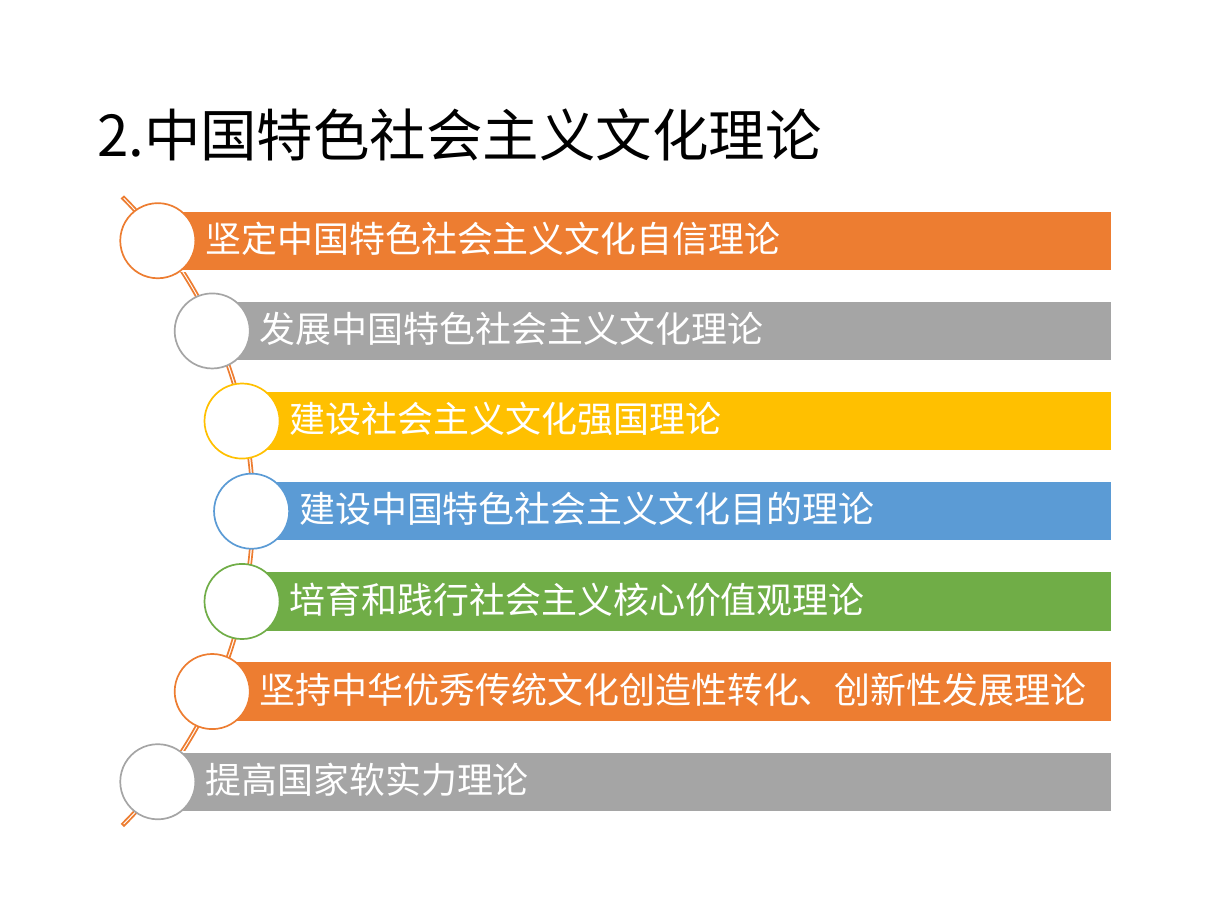
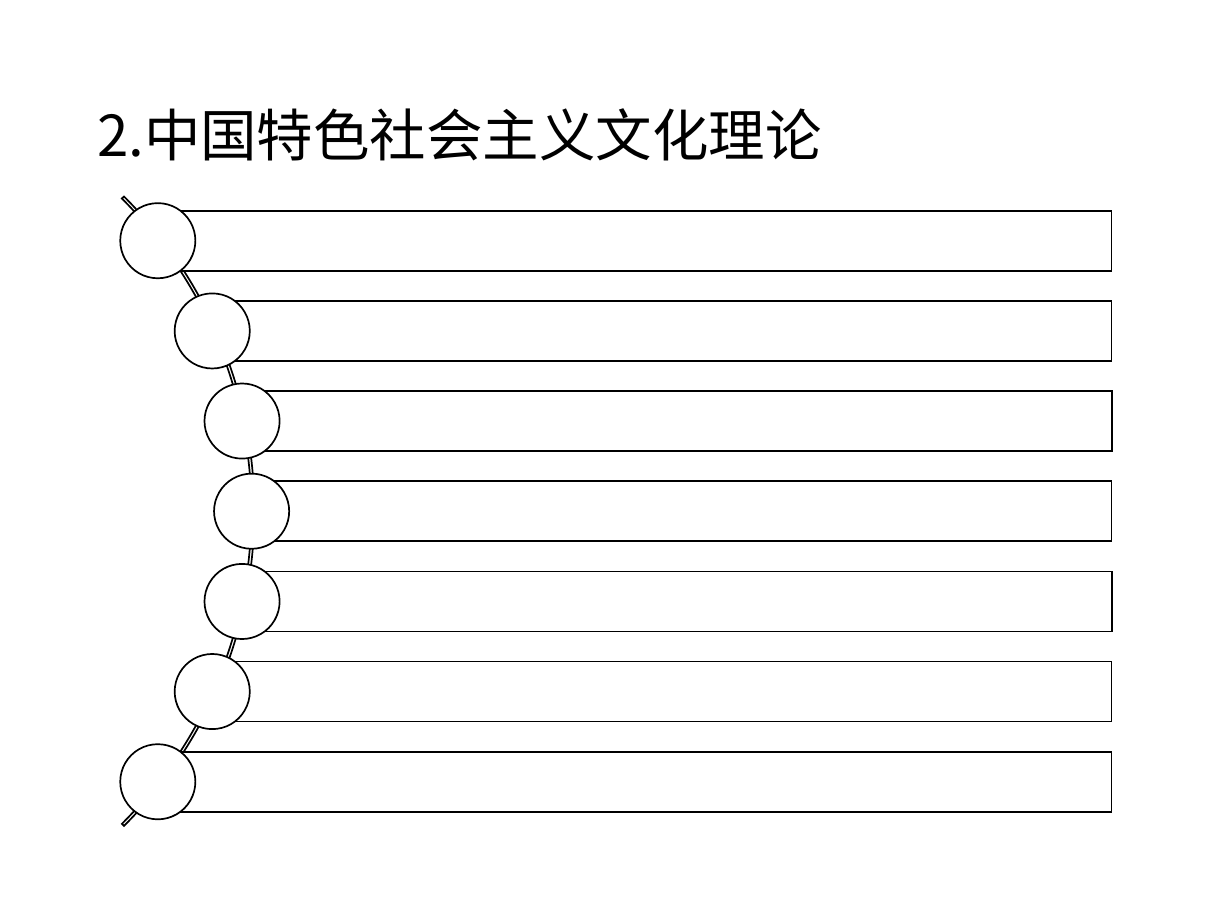
Before and after one commit to DO-MINATOR/buaa, a slide deck: slide 17 of 中特/复习ppt/黄瑶-文化.pptx. Drawn at 1232x924 pixels with LibreOffice and Linux fonts; fonts in the diff are those of the drawing. Boxes give left, top, right and bottom in pixels: in the first picture for what was removed or moved away, otherwise in the second. Text is boxed around its words. In the diff, an @@ line names an element or a change of style, - is before the commit and + after.

```diff
--- a/中特/复习ppt/黄瑶-文化.pptx
+++ b/中特/复习ppt/黄瑶-文化.pptx
@@ rectangle at (x1=158, y1=211, x2=1111, y2=271): fill #ED7D31 to #FFFFFF; outline #FFFFFF 1 pt to #000000 1 pt @@
@@ ellipse at (x1=175, y1=293, x2=250, y2=368): outline #A5A5A5 1 pt to #000000 1 pt @@
@@ rectangle at (x1=212, y1=301, x2=1111, y2=361): fill #A5A5A5 to #FFFFFF; outline #FFFFFF 1 pt to #000000 1 pt @@
@@ ellipse at (x1=205, y1=383, x2=280, y2=458): outline #FFC000 1 pt to #000000 1 pt @@
@@ rectangle at (x1=241, y1=391, x2=1111, y2=451): fill #FFC000 to #FFFFFF; outline #FFFFFF 1 pt to #000000 1 pt @@
@@ ellipse at (x1=214, y1=473, x2=290, y2=548): outline #5B9BD5 1 pt to #000000 1 pt @@
@@ rectangle at (x1=251, y1=482, x2=1111, y2=542): fill #5B9BD5 to #FFFFFF; outline #FFFFFF 1 pt to #000000 1 pt @@
@@ ellipse at (x1=205, y1=564, x2=280, y2=639): outline #70AD47 1 pt to #000000 1 pt @@
@@ rectangle at (x1=241, y1=572, x2=1111, y2=632): fill #70AD47 to #FFFFFF; outline #FFFFFF 1 pt to #000000 1 pt @@
@@ outline #ED7D31 1 pt to #000000 1 pt in 3 elements at (x1=0, y1=67, x2=255, y2=924), (x1=121, y1=203, x2=196, y2=278), (x1=175, y1=654, x2=250, y2=729) @@
@@ rectangle at (x1=212, y1=662, x2=1111, y2=722): fill #ED7D31 to #FFFFFF; outline #FFFFFF 1 pt to #000000 1 pt @@
@@ text removed at (x1=260, y1=672, x2=1087, y2=706) @@
-坚持中华优秀传统文化创造性转化、创新性发展理论
@@ ellipse at (x1=121, y1=744, x2=196, y2=819): outline #A5A5A5 1 pt to #000000 1 pt @@
@@ rectangle at (x1=158, y1=752, x2=1111, y2=812): fill #A5A5A5 to #FFFFFF; outline #FFFFFF 1 pt to #000000 1 pt @@
```
Also in this commit, not shown: 2 other slides changed, 5 other files.
